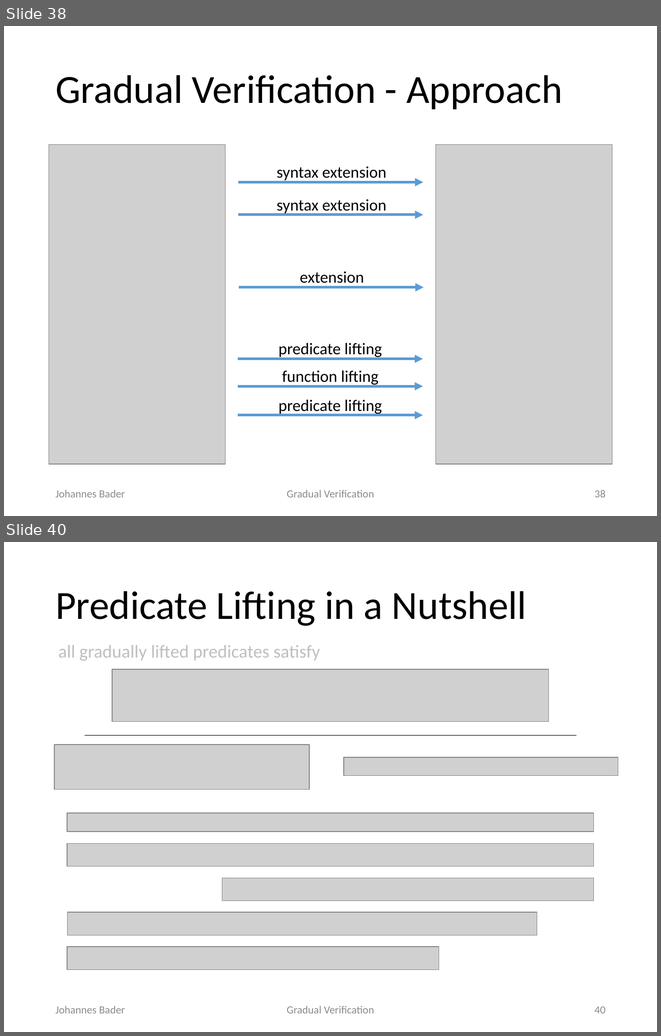
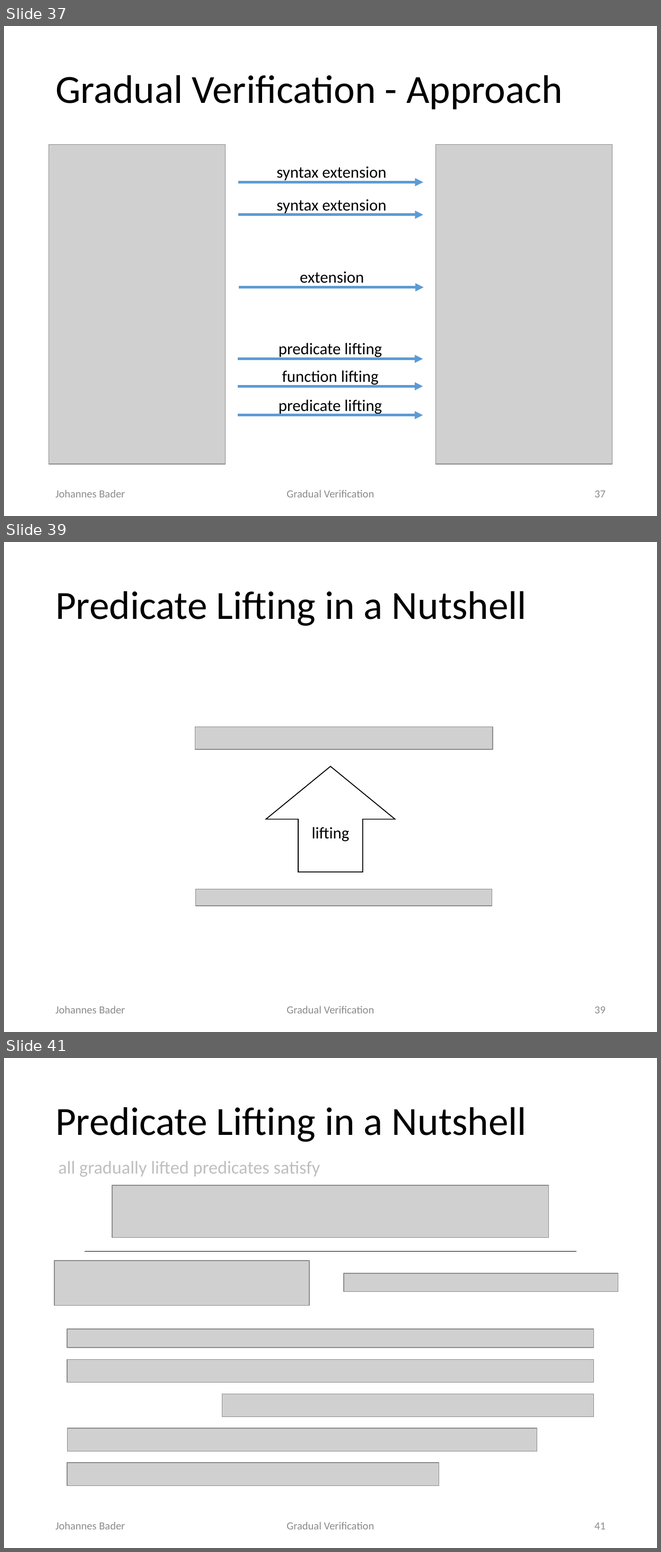
Before and after one commit to olydis/GradVerThesis, a slide deck: presentation/PLunch.pptx. Shown one above the other, each under a label of ours: slides 38 and 40 before the commit, slides 37, 39 and 41 after it; the slides between them are not shown. The pictures are 661x1036 and 661x1552 pixels, drawn with LibreOffice and Linux fonts; fonts in the diff are those of the drawing; grey boxes stand for pictures. Boxes give left, top, right and bottom in pixels: in the first picture for what was removed or moved away, otherwise in the second. Text is boxed around its words. In the diff, an @@ line names an element or a change of style, - is before the commit and + after.

```diff
--- a/presentation/PLunch.pptx
+++ b/presentation/PLunch.pptx
@@ slide 39 added at [4, 542, 657, 1032], background #FFFFFF @@
@@ title added at [55, 591, 527, 626], 44 pt, text #000000 @@
+Predicate Lifting in a Nutshell
@@ picture added at [195, 727, 493, 750] @@
@@ up arrow added at [266, 766, 395, 872], fill #FFFFFF, outline #000000 1 pt, 18 pt, text #000000 @@
+lifting
@@ picture added at [196, 889, 493, 906] @@
@@ text added at [55, 1006, 125, 1013], 12 pt, text #8C8C8C @@
+Johannes Bader
@@ text added at [286, 1006, 374, 1013], 12 pt, text #8C8C8C @@
+Gradual Verification
@@ page number added at [594, 1006, 606, 1013], 12 pt, text #8C8C8C @@
+39
@@ what was slide 38 is now slide 37 @@
@@ page number at [594, 490, 606, 497]: text changed @@
-38
+37
@@ what was slide 40 is now slide 41 @@
@@ page number at [594, 1522, 606, 1529]: text changed @@
-40
+41
```
Also in this commit, not shown: 10 slides changed, 1 other slide added, 1 slide removed.
